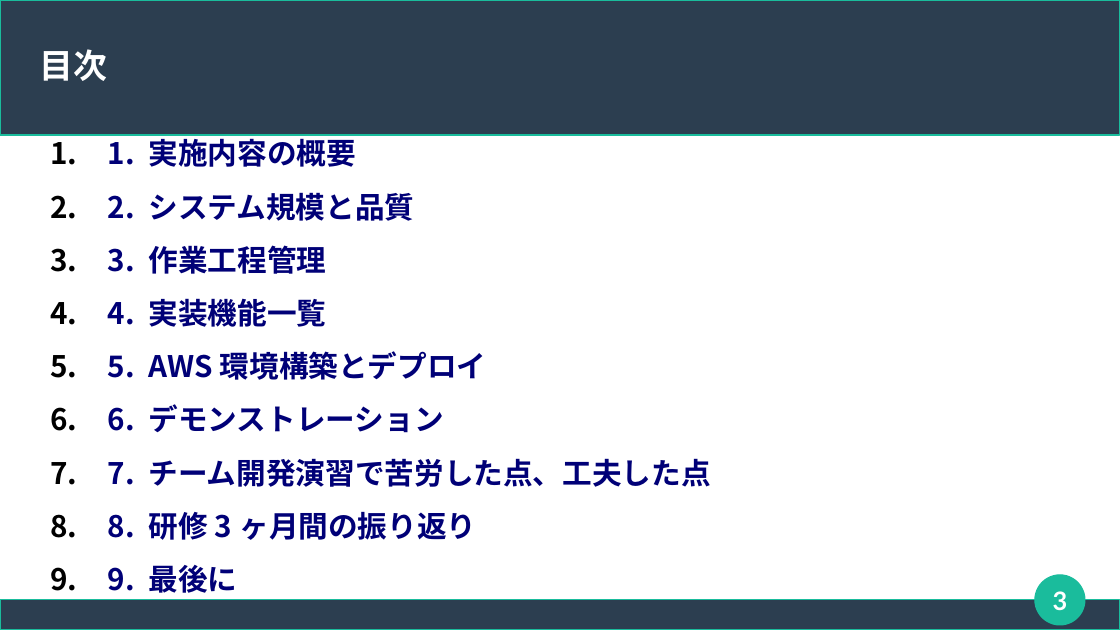
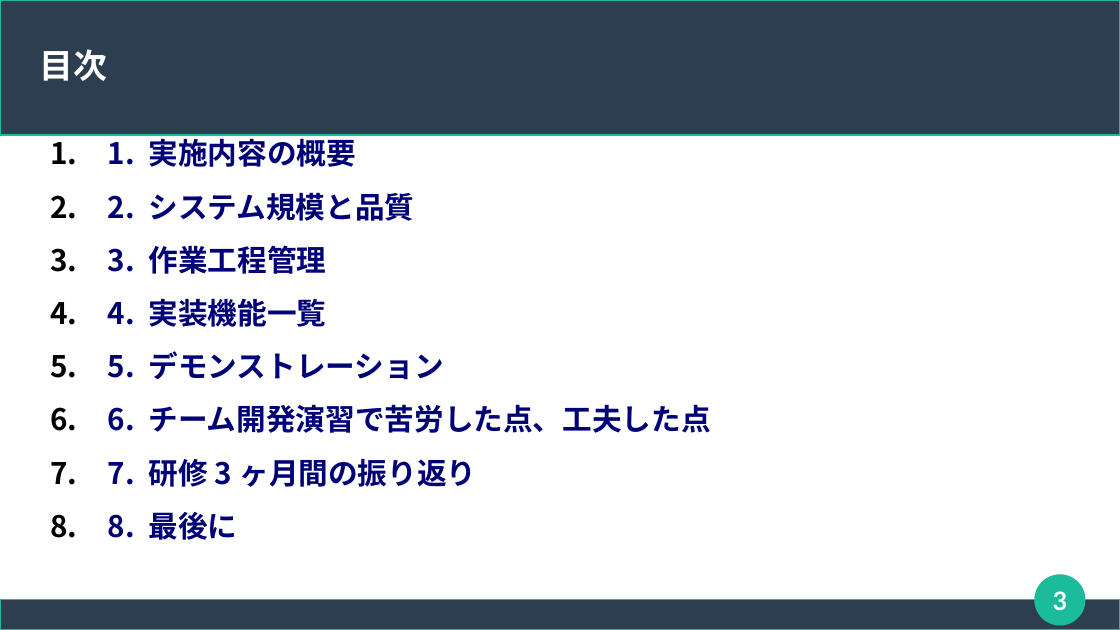
Before and after one commit to connk95/Shared-Shop, a slide deck: slide 3 of TeamUzawa_Sharing_ProjectFile/発表用スライド_チーム鵜澤.odp. Drawn at 1120x630 pixels with LibreOffice and Linux fonts; fonts in the diff are those of the drawing. Boxes give left, top, right and bottom in pixels: in the first picture for what was removed or moved away, otherwise in the second. Text is boxed around its words. In the diff, an @@ line names an element or a change of style, - is before the commit and + after.

```diff
--- a/TeamUzawa_Sharing_ProjectFile/発表用スライド_チーム鵜澤.odp
+++ b/TeamUzawa_Sharing_ProjectFile/発表用スライド_チーム鵜澤.odp
@@ text at [50, 351, 711, 540]: text changed @@
-5. 5. AWS環境構築とデプロイ
-6. 6. デモンストレーション
-7. 7. チーム開発演習で苦労した点、工夫した点
-8. 8. 研修3ヶ月間の振り返り
-9. 9. 最後に
+5. 5. デモンストレーション
+6. 6. チーム開発演習で苦労した点、工夫した点
+7. 7. 研修3ヶ月間の振り返り
+8. 8. 最後に
```
Also in this commit, not shown: 13 other slides changed, 1 slide removed.
